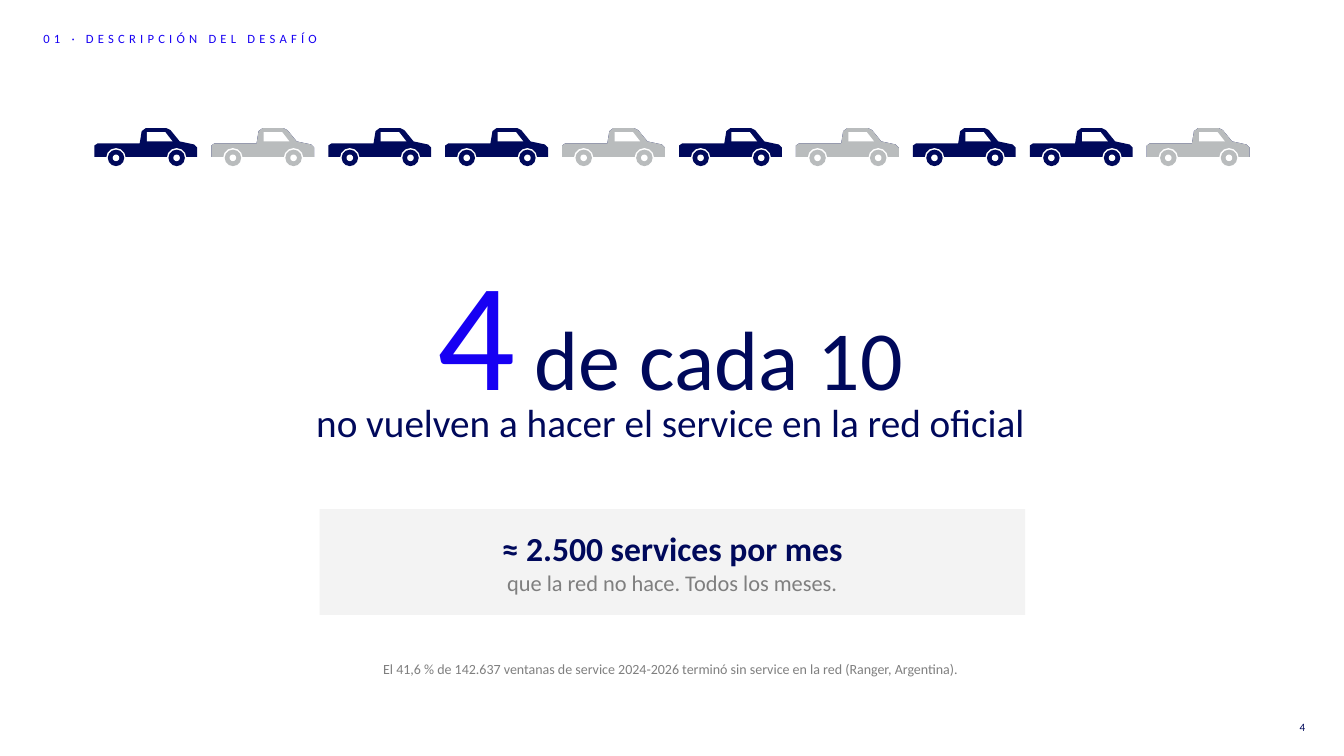
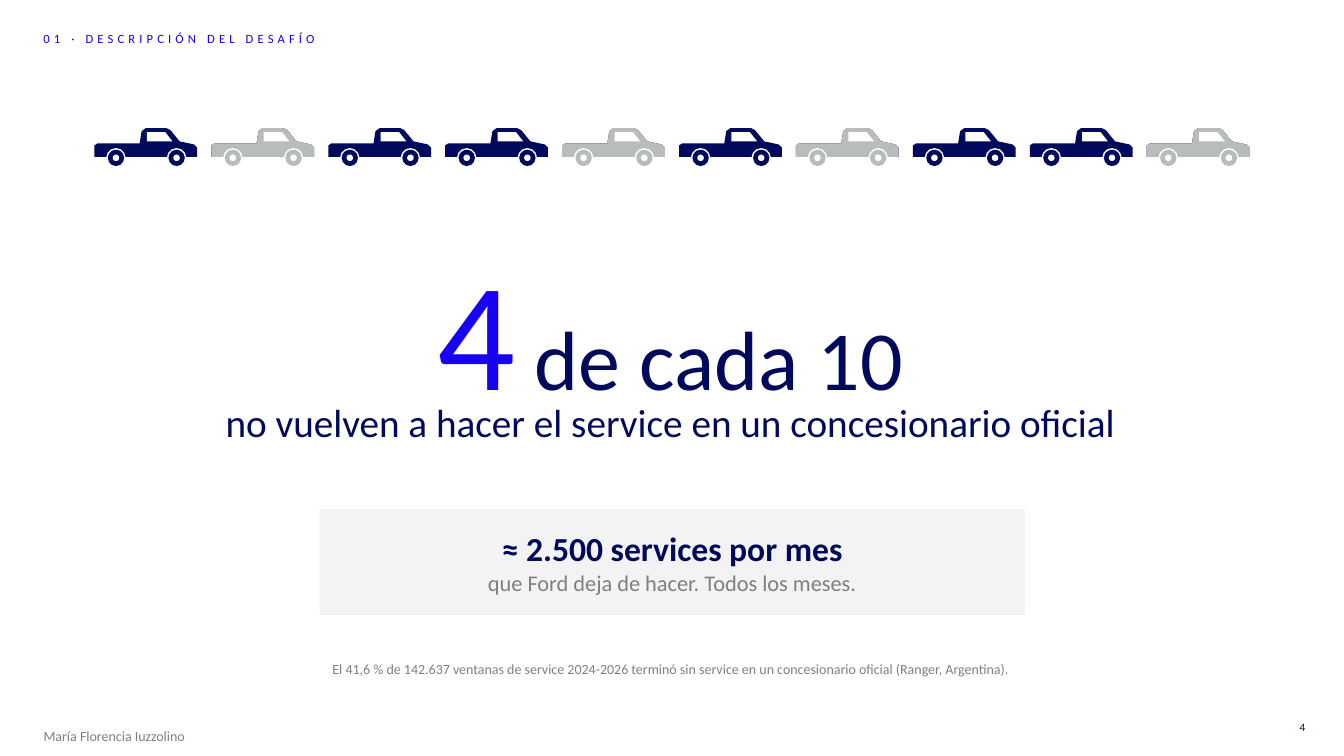
Before and after one commit to FrancoMal/SIMtec, a slide deck: slide 4 of entregables/FIC_III_Desafio_1_Equipo_SIMtec.pptx. Drawn at 1344x756 pixels with LibreOffice and Linux fonts; fonts in the diff are those of the drawing; background and template pictures are left out. Boxes give left, top, right and bottom in pixels: in the first picture for what was removed or moved away, otherwise in the second. Text is boxed around its words. In the diff, an @@ line names an element or a change of style, - is before the commit and + after.

```diff
--- a/entregables/FIC_III_Desafio_1_Equipo_SIMtec.pptx
+++ b/entregables/FIC_III_Desafio_1_Equipo_SIMtec.pptx
@@ outline redrawn in 4 elements at bbox=[797, 128, 899, 156], bbox=[1147, 128, 1250, 156], bbox=[797, 128, 899, 156], bbox=[1147, 128, 1250, 156] @@
@@ text at bbox=[226, 409, 1115, 438]: text changed @@
-no vuelven a hacer el service en la red oficial
+no vuelven a hacer el service en un concesionario oficial
@@ text in rectangle at bbox=[488, 575, 856, 595]: text changed @@
-que la red no hace. Todos los meses.
+que Ford deja de hacer. Todos los meses.
@@ text at bbox=[332, 664, 1008, 677]: text changed @@
-El 41,6 % de 142.637 ventanas de service 2024-2026 terminó sin service en la red (Ranger, Argentina).
+El 41,6 % de 142.637 ventanas de service 2024-2026 terminó sin service en un concesionario oficial (Ranger, Argentina).
@@ text added at bbox=[44, 731, 185, 741], 10 pt, text #7F7F7F @@
+María Florencia Iuzzolino
```
Also in this commit, not shown: 18 other slides changed, 5 slides added, 9 slides removed, 3 other files.
